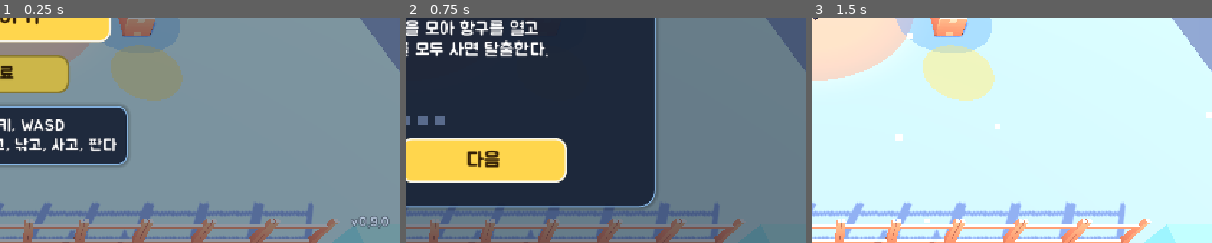
Above: before the commit, frames 1-3 (left to right).
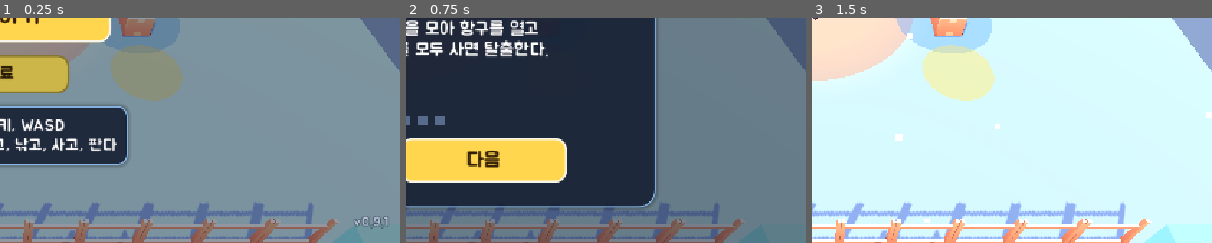
Above: after the commit, the same moments.

Repository: kimpro4214/FrostCamp
Game: Godot game, scene res://frost_camp/scenes/main.tscn
Two runs of this game, one before a commit and one after it. Both use one fixed random seed, a clock stepped at 60 frames per second and the inputs below.
Inputs:
- Up to frame 1 (0.25 s): no input
- Up to frame 2 (0.75 s): click "시작하기" at 0.5 s
- Up to frame 3 (1.5 s): click "건너뛰기" at 1.25 s
The pictures show only the part of the screen within x 50-100%, y 50-100%; the shares and areas given below are measured in that part.

The runs differ from the first frame. In frame 1, 0.3% of the frame differs, in the area x 87-98%, y 88-94%; in frame 2, nothing differs; in frame 3, nothing differs.

Commit message:
chore: 프로스트 캠프 버전을 0.9.1로 올림

Diff:
--- a/project.godot
+++ b/project.godot
@@ -11,7 +11,7 @@
 [application]
 
 config/name="얼음 위의 작은 상점"
-config/version="0.9.0"
+config/version="0.9.1"
 run/main_scene="res://frost_camp/scenes/main.tscn"
 config/features=PackedStringArray("4.7", "GL Compatibility")
 config/icon="res://icon.svg"
